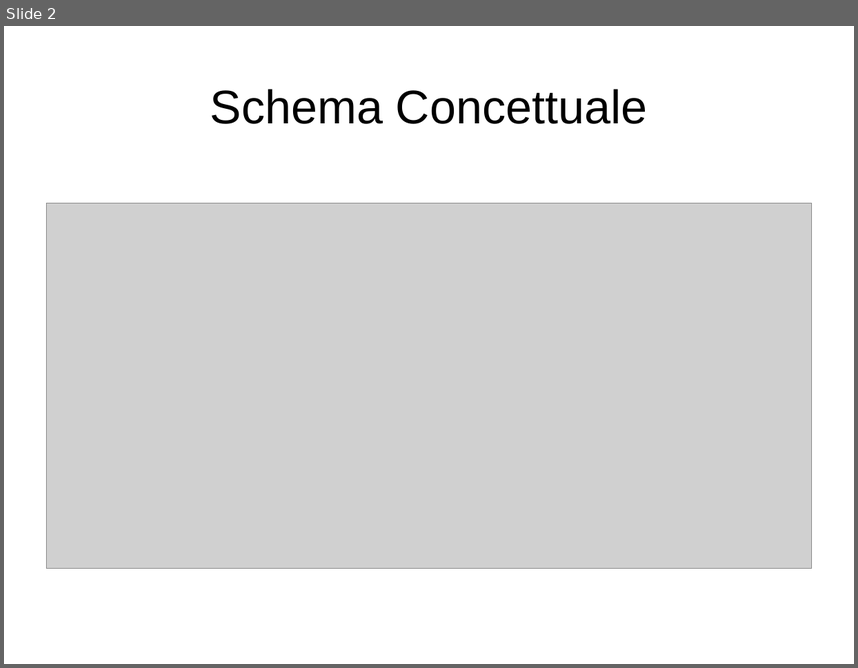
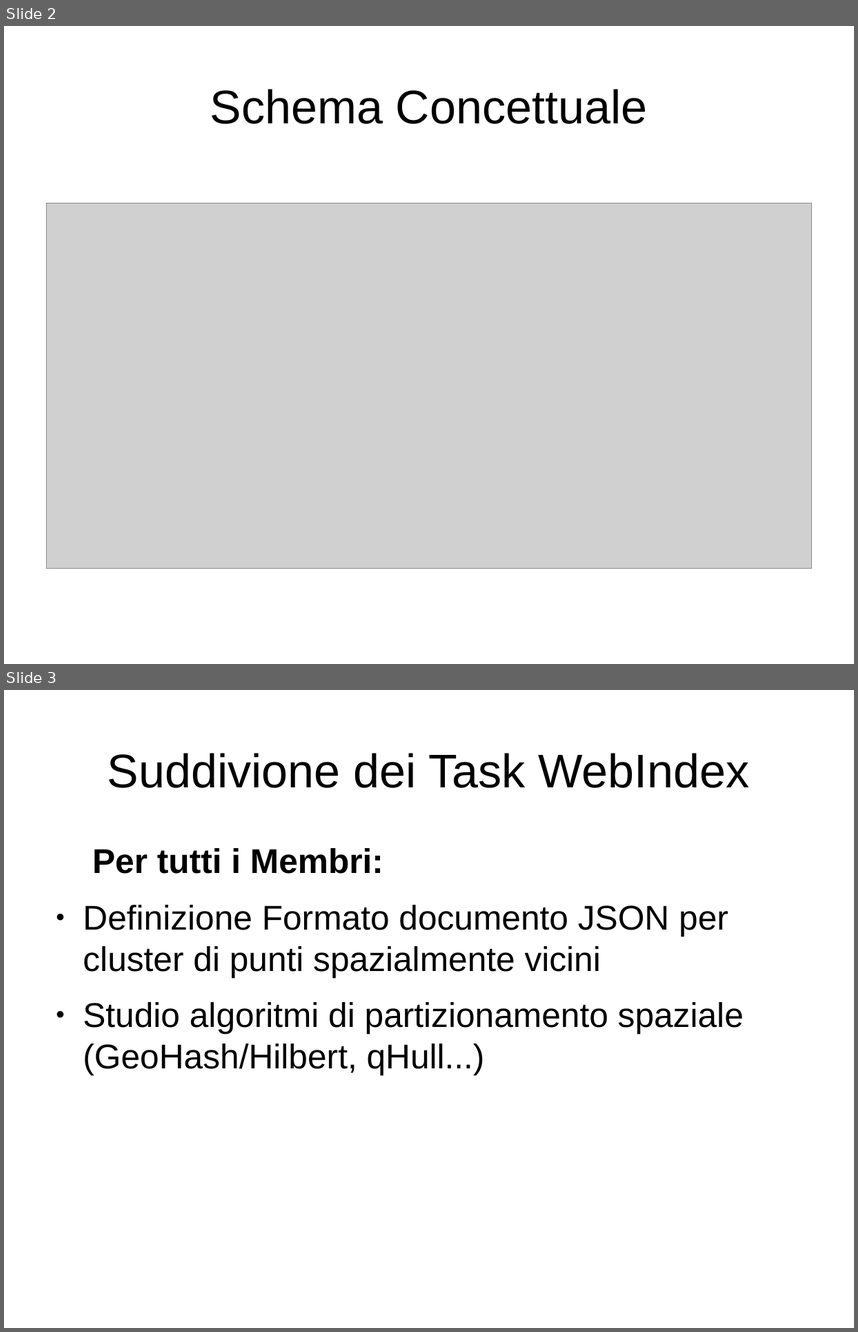
Before and after one commit to cvdlab-projects/webindex, a slide deck: Slide-2.odp. Shown one above the other, each under a label of ours: slide 2 before the commit, slides 2 and 3 after it. The pictures are 858x668 and 858x1332 pixels, drawn with LibreOffice and Linux fonts; fonts in the diff are those of the drawing; grey boxes stand for pictures. Boxes give left, top, right and bottom in pixels: in the first picture for what was removed or moved away, otherwise in the second. Text is boxed around its words. In the diff, an @@ line names an element or a change of style, - is before the commit and + after.

```diff
--- a/Slide-2.odp
+++ b/Slide-2.odp
@@ slide 3 added at (x1=4, y1=690, x2=854, y2=1328), background #FFFFFF @@
@@ title added at (x1=107, y1=753, x2=750, y2=788), 44 pt, text #000000 @@
+Suddivione dei Task WebIndex
@@ text added at (x1=83, y1=848, x2=744, y2=1074), 32 pt, text #000000 @@
+Per tutti i Membri:
+● Definizione Formato documento JSON per cluster di punti spazialmente vicini
+● Studio algoritmi di partizionamento spaziale (GeoHash/Hilbert, qHull...)
```
Also in this commit, not shown: 2 other slides added.
